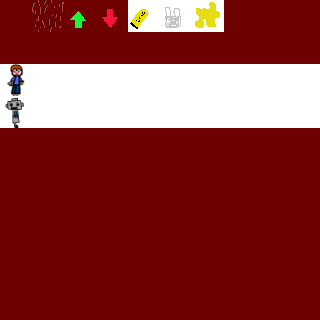
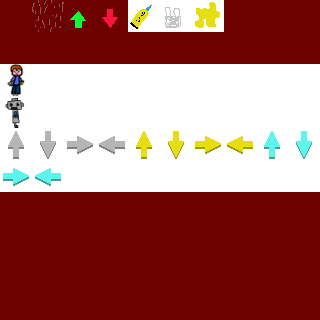
Layer changes from the first 320 × 320 image to the second:
painted on "Background" over [0, 5, 320, 192]
